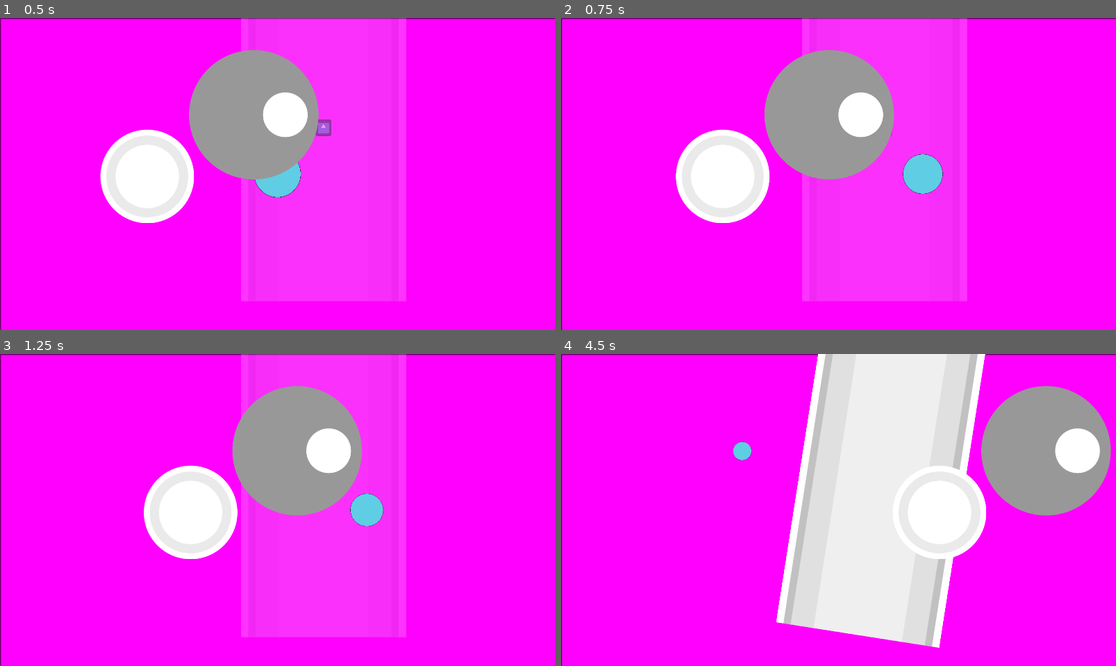
Above: before the commit, frames 1-4 (two rows, left to right).
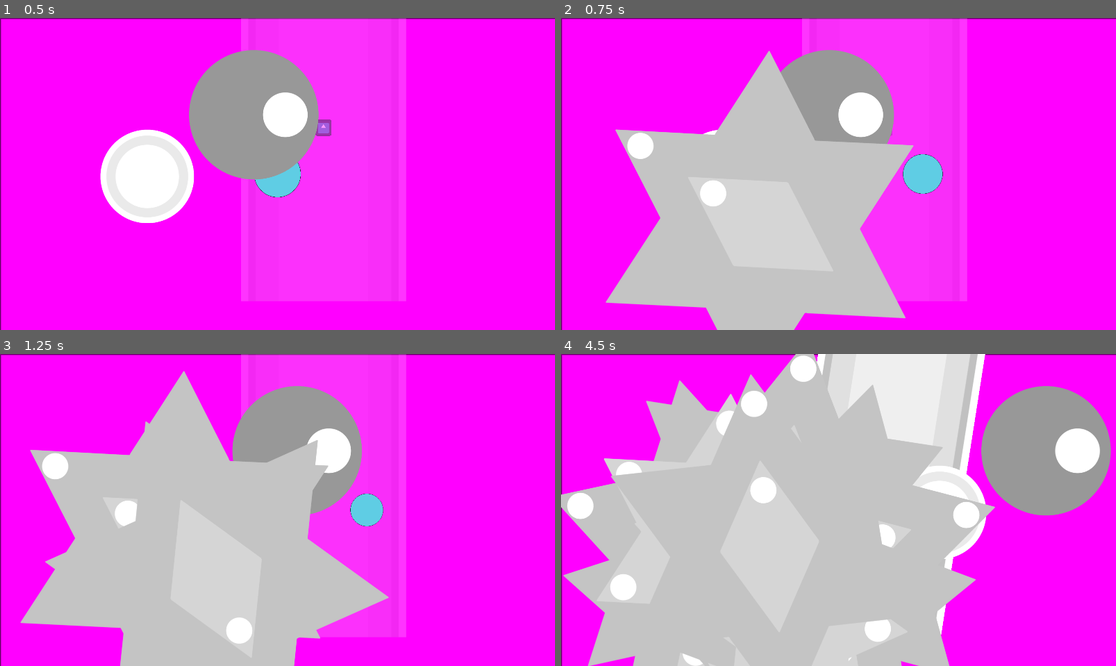
Above: after the commit, the same moments.

Repository: entityJY/deltarunesque-game
Game: Godot game, scene res://scenes/level42.tscn
Two runs of this game, one before a commit and one after it. Both use one fixed random seed, a clock stepped at 60 frames per second and the inputs below. The project has no main scene, so this scene is started directly. The engine's default icon, where the game draws it, is replaced by a stand-in: a white triangle on a blue panel in a dark square.
Inputs:
- Up to frame 1 (0.5 s): no input
- Up to frame 2 (0.75 s): tap Enter (ui_accept) at 0.5 s; hold D (right) from 0.53 s (still down); tap Shift (dash) at 0.6 s
- Up to frame 3 (1.25 s): keep holding D (right); tap Enter (ui_accept) at 0.77 s
- Up to frame 4 (4.5 s): release D (right) at 1.28 s; hold S (down) 1.28-2.03 s; tap P (nextStage) at 1.35, 2.85, 4.35 s; tap Enter (ui_accept) at 1.52, 3.02, 3.77 s; hold D (right) 2.03-2.78 s; tap Shift (dash) at 2.1, 3.6 s; hold W (up) 2.78-3.53 s; hold A (left) from 3.53 s (still down)

Frame 1 is identical in both runs. In frame 2, 28% of the frame differs, in the area x 8-64%, y 10-100%; in frame 3, 35%; in frame 4, 50%, in the area x 0-79%, y 0-100%.

Commit message:
double frag spawner

Diff:
--- /dev/null
+++ b/bullets/double_frag_spawner.gd
@@ -0,0 +1,38 @@
+extends Marker2D
+
+@export var spawnTimeout : float = 0.5
+@export var rotational : int = 10
+@export var max_spawned = 20
+@export var spawn_duration = 10
+var fragmentBullets = preload("res://bullets/fragment_bullet.tscn")
+@export var fragImage = preload("res://bullets/6_pointed_star_bullet.png")
+@export var internalFragment = preload("res://bullets/fragment_bullet.tscn")
+var spawned_number = 0
+
+
+func init_fragment():
+	spawned_number += 1
+	var newFragmentBullet = fragmentBullets.instantiate()
+	newFragmentBullet.spriteImage = fragImage
+	newFragmentBullet.fragment_count = 6
+	newFragmentBullet.child_scene = internalFragment
+	newFragmentBullet.global_position = global_position
+	newFragmentBullet.direction = newFragmentBullet.direction.rotated(spawned_number * rotational)
+	get_parent().add_child(newFragmentBullet)
+
+
+func _ready() -> void:
+	# if spawn_duration is greater than 0:
+	# set timer to delete this spawner after some time
+	if spawn_duration > 0:
+		spawn_duration_checker()
+	# We can also restrict the number of things spawned by this spanwer
+	while spawned_number < max_spawned:
+		await get_tree().create_timer(spawnTimeout).timeout
+		init_fragment()
+	queue_free()
+
+
+func spawn_duration_checker():
+	await get_tree().create_timer(spawn_duration).timeout
+	queue_free()
--- /dev/null
+++ b/bullets/double_fragment_spawner.tscn
@@ -0,0 +1,6 @@
+[gd_scene format=3 uid="uid://cgcu4rjvuwn0j"]
+
+[ext_resource type="Script" uid="uid://tw7f8v7rn7o4" path="res://bullets/double_frag_spawner.gd" id="1_lbfuy"]
+
+[node name="Marker2D" type="Marker2D" unique_id=601326860]
+script = ExtResource("1_lbfuy")
--- a/bullets/frag1.gd
+++ b/bullets/frag1.gd
@@ -3,10 +3,9 @@
 @export var timeout_duration : float
 @export var fragment_count : int
 @export var freeze_duration : float
-@export var child_scene : String = "res://bullets/base_bullet.tscn"
+@export var child_scene = load("res://bullets/base_bullet.tscn")
 
 func initBullet() -> void:
-	var childInstance = load(child_scene)
 	# Wait before splitting
 	await get_tree().create_timer(timeout_duration).timeout
 
@@ -18,7 +17,7 @@
 	var childBullets = []
 	# initialize all bullets
 	for f in range(fragment_count):
-		var newBullet = childInstance.instantiate()
+		var newBullet = child_scene.instantiate()
 		childBullets.append(newBullet)
 		newBullet.direction = direction.rotated(deg_to_rad(360.0/fragment_count * f))
 
--- a/bullets/fragment_bullet.tscn
+++ b/bullets/fragment_bullet.tscn
@@ -1,7 +1,8 @@
 [gd_scene format=3 uid="uid://d3ad7gej1b83h"]
 
 [ext_resource type="Script" uid="uid://bljsapk5gmblr" path="res://bullets/frag1.gd" id="1_lb2yc"]
-[ext_resource type="Texture2D" uid="uid://4sox8p4tfku6" path="res://bullets/6_pointed_star_bullet.png" id="2_lb2yc"]
+[ext_resource type="PackedScene" uid="uid://clqljfl5j8vlw" path="res://bullets/triangleBullet.tscn" id="2_dsqjy"]
+[ext_resource type="Texture2D" uid="uid://buo8ami7dfepj" path="res://bullets/diamond_bullet.png" id="2_lb2yc"]
 
 [sub_resource type="CircleShape2D" id="CircleShape2D_p3kk6"]
 radius = 77.52419
@@ -11,11 +12,17 @@
 collision_mask = 10
 script = ExtResource("1_lb2yc")
 timeout_duration = 1.0
-fragment_count = 5
+fragment_count = 2
 freeze_duration = 2.0
+child_scene = ExtResource("2_dsqjy")
 sprite = NodePath("BulletSprite")
 
 [node name="BulletSprite" type="Sprite2D" parent="." unique_id=1388117145]
+rotation = 1.5707964
+texture = ExtResource("2_lb2yc")
+
+[node name="BulletSprite2" type="Sprite2D" parent="." unique_id=1193043768]
+rotation = 1.5707964
 texture = ExtResource("2_lb2yc")
 
 [node name="CollisionShape2D" type="CollisionShape2D" parent="." unique_id=1083842383]
--- a/bullets/laser.gd
+++ b/bullets/laser.gd
@@ -26,7 +26,8 @@
 	$WarningSprite.hide()
 	$Sprite2D.modulate.a = 1
 	$CollisionShape2D.shape.size = laserSize
-	await get_tree().create_timer(cooldown_timeout).timeout
+	await get_tree().create_timer(laser_duration).timeout
+	queue_free()
 
 func warningAnimation() -> void:
 	$Sprite2D.modulate.a = 0.2
--- /dev/null
+++ b/bullets/triangleBullet.tscn
@@ -0,0 +1,21 @@
+[gd_scene format=3 uid="uid://clqljfl5j8vlw"]
+
+[ext_resource type="Script" uid="uid://da525eia0ajd8" path="res://bullets/projectile.gd" id="1_0ef34"]
+[ext_resource type="Texture2D" uid="uid://bwrucijnr6yws" path="res://bullets/triangle_bullet.png" id="2_0ef34"]
+
+[sub_resource type="CircleShape2D" id="CircleShape2D_p3kk6"]
+radius = 77.52419
+
+[node name="BaseBullet" type="Area2D" unique_id=459781445 node_paths=PackedStringArray("sprite")]
+collision_mask = 10
+script = ExtResource("1_0ef34")
+sprite = NodePath("BulletSprite")
+
+[node name="BulletSprite" type="Sprite2D" parent="." unique_id=1388117145]
+position = Vector2(149.5, 0.5)
+rotation = 1.5707964
+texture = ExtResource("2_0ef34")
+
+[node name="CollisionShape2D" type="CollisionShape2D" parent="." unique_id=1083842383]
+position = Vector2(149.5, 0.5)
+shape = SubResource("CircleShape2D_p3kk6")
--- a/scenes/level42.tscn
+++ b/scenes/level42.tscn
@@ -4,6 +4,7 @@
 [ext_resource type="PackedScene" uid="uid://qoag6cs0222u" path="res://player/player.tscn" id="1_favqt"]
 [ext_resource type="PackedScene" uid="uid://bkjk1j4x3bk8i" path="res://bullets/base_bullet.tscn" id="2_76u7y"]
 [ext_resource type="PackedScene" uid="uid://cm75ij6o6mw0p" path="res://bullets/bouncyBullet.tscn" id="2_o453r"]
+[ext_resource type="PackedScene" uid="uid://cgcu4rjvuwn0j" path="res://bullets/double_fragment_spawner.tscn" id="5_k7trm"]
 
 [sub_resource type="PlaceholderTexture2D" id="PlaceholderTexture2D_rd3vj"]
 size = Vector2(1920, 1080)
@@ -81,3 +82,6 @@
 
 [node name="BaseBullet" parent="." unique_id=1900495789 instance=ExtResource("2_76u7y")]
 position = Vector2(-551, 8)
+
+[node name="Marker2D" parent="." unique_id=601326860 instance=ExtResource("5_k7trm")]
+position = Vector2(-230, 199)
Not shown, added: bullets/double_frag_spawner.gd.uid
